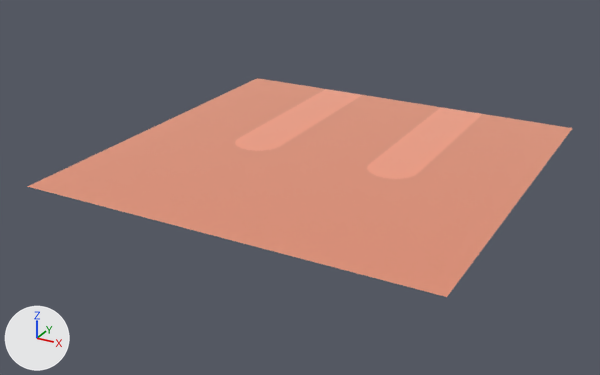
The glTF model packs/space-kit/terrain-roadend.glb, before and after one commit.
Camera for both pictures: a 50 mm lens placed at (2.88, -3.222, 0.758), pointed at (1.964, -1.557, -0.075). The lights are fixed; the arrows at lower left show +X, +Y and +Z. The older version comes first. Where no turn or scale is listed for an object, it has been applied to the vertices.

The scene before the commit, as lines of its bpy script (objects in view):
```python
mat_rock = principled_material('rock')
mat_rock.base_color = (0.91, 0.518, 0.388)  # beige #f5bfa7
mat_rock.metallic = 1.0
mat_rock.roughness = 1.0
mat_rocktrack = principled_material('rockTrack')
mat_rocktrack.base_color = (0.981, 0.581, 0.449)  # beige #fdc9b3
mat_rocktrack.metallic = 1.0
mat_rocktrack.roughness = 1.0
me_mesh_terrain_roadend = bpy.data.meshes.new('Mesh terrain_roadEnd')
me_mesh_terrain_roadend.from_pydata(...)  # 34 vertices, 58 faces; spans x -0.5..0.5, y -0.5..0.5, z 0.0
# faces by material slot: [32, 26]
me_mesh_terrain_roadend.materials.append(mat_rock)  # beige #f5bfa7
me_mesh_terrain_roadend.materials.append(mat_rocktrack)  # beige #fdc9b3
ob_terrain_roadend = bpy.data.objects.new('terrain_roadEnd', me_mesh_terrain_roadend)
ob_terrain_roadend.location = (2.0, -1.5, 0.0)
```
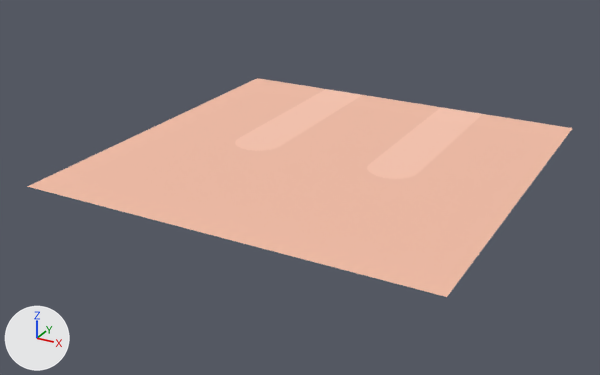
Pixel boxes [x1, y1, x2, y2] of what changed, in the pictures (600 x 375 px):
'terrain_roadEnd', surface changed: [27, 78, 573, 297] in both

Diff of the bpy script that builds the scene:
```diff
--- a/packs/space-kit/terrain-roadend.glb.py
+++ b/packs/space-kit/terrain-roadend.glb.py
@@ mat_rock @@
 mat_rock.base_color = (0.91, 0.518, 0.388)  # beige #f5bfa7
-mat_rock.metallic = 1.0
 mat_rock.roughness = 1.0
@@ mat_rocktrack @@
 mat_rocktrack.base_color = (0.981, 0.581, 0.449)  # beige #fdc9b3
-mat_rocktrack.metallic = 1.0
 mat_rocktrack.roughness = 1.0
@@ ob_tmpparent @@
-ob_tmpparent = bpy.data.objects.new('tmpParent', None)
-ob_tmpparent.location = (0.0, 0.0, 0.0)
```
